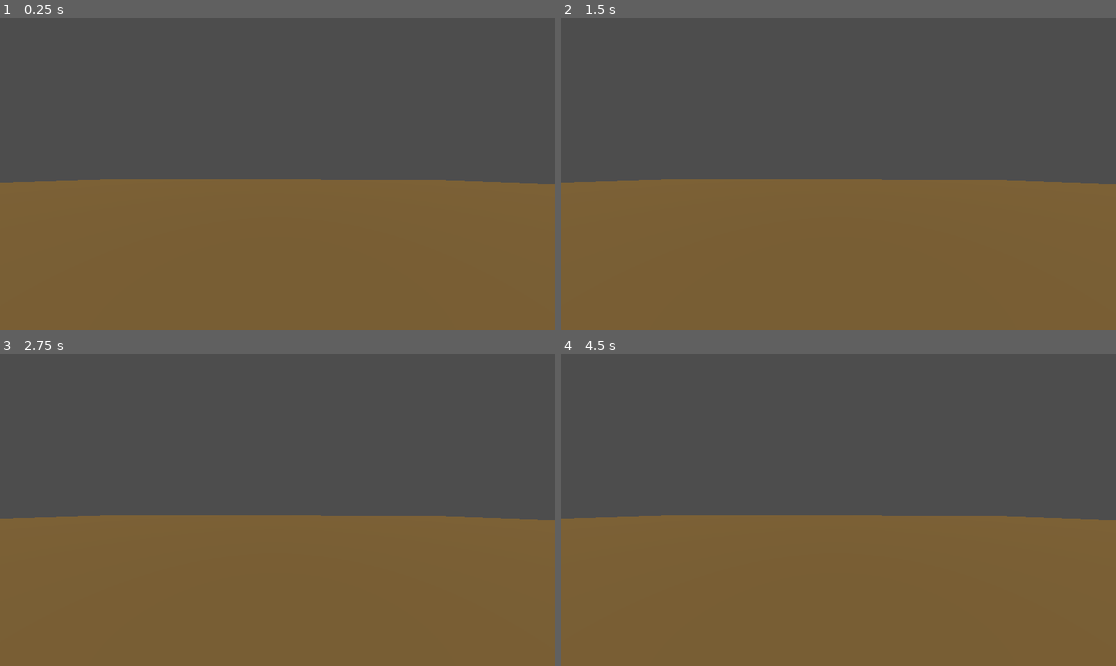
Above: before the commit, frames 1-4 (two rows, left to right).
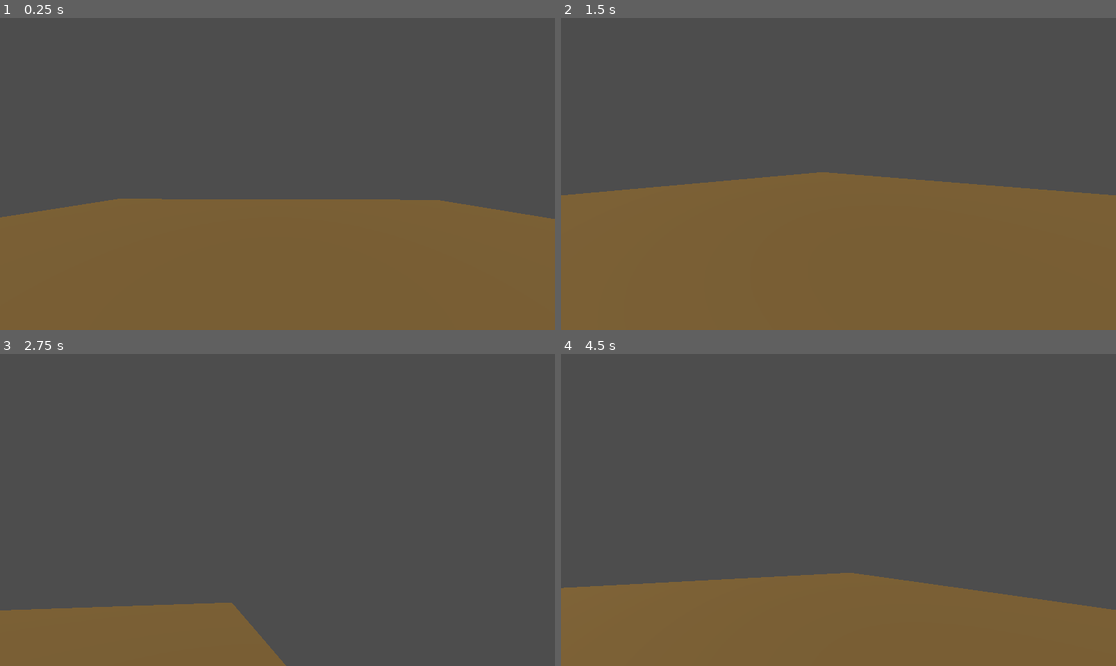
Above: after the commit, the same moments.

Repository: zohairmian5/godot-fps
Game: Godot game, scene res://scenes/test_level.tscn
The game is run twice, just before and just after one commit, with the same random seed, the same clock (stepped at 60 frames per second) and the same inputs.
Inputs (mouse positions are in pixels of both pictures, inside the frame that each line leads up to):
- Up to frame 1 (0.25 s): no input
- Up to frame 2 (1.5 s): tap Enter at 0.5 s; move the mouse to (960, 158) at 0.52 s; hold D (Right, bound only after the commit) 0.53-1.28 s; move the mouse to (727, 189) at 1.27 s; hold S (Down, bound only after the commit) from 1.28 s (still down)
- Up to frame 3 (2.75 s): move the mouse to (333, 441) at 2.02 s; release S (Down, bound only after the commit) at 2.03 s; hold D (Right, bound only after the commit) from 2.03 s (still down)
- Up to frame 4 (4.5 s): move the mouse to (810, 572) at 2.77 s; release D (Right, bound only after the commit) at 2.78 s; hold W (Up, bound only after the commit) 2.78-3.53 s; move the mouse to (1005, 556) at 3.52 s; hold A (Left, bound only after the commit) from 3.53 s (still down); tap Escape (ui_cancel) at 4.15 s; move the mouse to (672, 463) at 4.27 s

The runs differ from the first frame. In frame 1, 7.4% of the frame differs, in the area x 0-100%, y 51-65%; in frame 2, 1.8%; in frame 3, 39%, in the area x 0-100%, y 51-100%; in frame 4, 22%.

Commit message:
Add player movement

Diff:
--- a/project.godot
+++ b/project.godot
@@ -14,3 +14,26 @@
 run/main_scene="uid://35a6hqi83frb"
 config/features=PackedStringArray("4.4", "Forward Plus")
 config/icon="res://icon.svg"
+
+[input]
+
+Up={
+"deadzone": 0.2,
+"events": [Object(InputEventKey,"resource_local_to_scene":false,"resource_name":"","device":-1,"window_id":0,"alt_pressed":false,"shift_pressed":false,"ctrl_pressed":false,"meta_pressed":false,"pressed":false,"keycode":0,"physical_keycode":87,"key_label":0,"unicode":119,"location":0,"echo":false,"script":null)
+]
+}
+Down={
+"deadzone": 0.2,
+"events": [Object(InputEventKey,"resource_local_to_scene":false,"resource_name":"","device":-1,"window_id":0,"alt_pressed":false,"shift_pressed":false,"ctrl_pressed":false,"meta_pressed":false,"pressed":false,"keycode":0,"physical_keycode":83,"key_label":0,"unicode":115,"location":0,"echo":false,"script":null)
+]
+}
+Left={
+"deadzone": 0.2,
+"events": [Object(InputEventKey,"resource_local_to_scene":false,"resource_name":"","device":-1,"window_id":0,"alt_pressed":false,"shift_pressed":false,"ctrl_pressed":false,"meta_pressed":false,"pressed":false,"keycode":0,"physical_keycode":65,"key_label":0,"unicode":97,"location":0,"echo":false,"script":null)
+]
+}
+Right={
+"deadzone": 0.2,
+"events": [Object(InputEventKey,"resource_local_to_scene":false,"resource_name":"","device":-1,"window_id":0,"alt_pressed":false,"shift_pressed":false,"ctrl_pressed":false,"meta_pressed":false,"pressed":false,"keycode":0,"physical_keycode":68,"key_label":0,"unicode":100,"location":0,"echo":false,"script":null)
+]
+}
--- a/scripts/Player.gd
+++ b/scripts/Player.gd
@@ -1,11 +1,43 @@
-extends Node3D
+extends CharacterBody3D
 
+const SPEED = 5.0
+const GRAVITY = 20
+const SENSITIVITY = 0.003
 
 # Called when the node enters the scene tree for the first time.
 func _ready() -> void:
+	Input.mouse_mode = Input.MOUSE_MODE_CAPTURED
 	pass # Replace with function body.
+
+func _input(event) -> void:
+	# release mouse on escape
+	if Input.is_action_just_pressed("ui_cancel"):
+		Input.mouse_mode = Input.MOUSE_MODE_VISIBLE
+
+	# mouse look
+	if event is InputEventMouseMotion:
+		rotate_y(-event.relative.x * SENSITIVITY)
+		$Camera3D.rotate_x(-event.relative.y * SENSITIVITY)
+		$Camera3D.rotation.x = clamp($Camera3D.rotation.x, deg_to_rad(-90), deg_to_rad(90))
 
 
 # Called every frame. 'delta' is the elapsed time since the previous frame.
 func _process(delta: float) -> void:
 	pass
+
+func _physics_process(delta: float) -> void:
+	if  is_on_floor():
+		velocity.y = 0;
+	else:
+		velocity.y -= GRAVITY * delta;
+
+	var input = Input.get_vector("Left","Right","Up","Down")
+	var direction = (transform.basis * Vector3(input.x,0,input.y)).normalized()
+
+	if direction:
+		velocity.x = direction.x * SPEED
+		velocity.z = direction.z * SPEED
+	else:
+		velocity.x = 0.0
+		velocity.z = 0.0
+	move_and_slide()
Not shown, changed: Documentation/FPS DevLog.md
Not shown, changed: Documentation/NOTES.md
